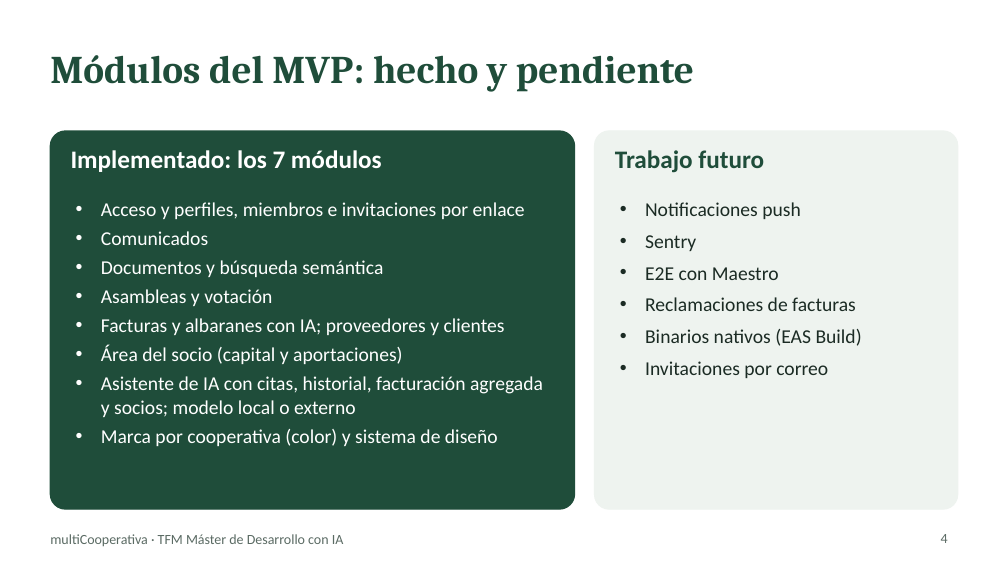
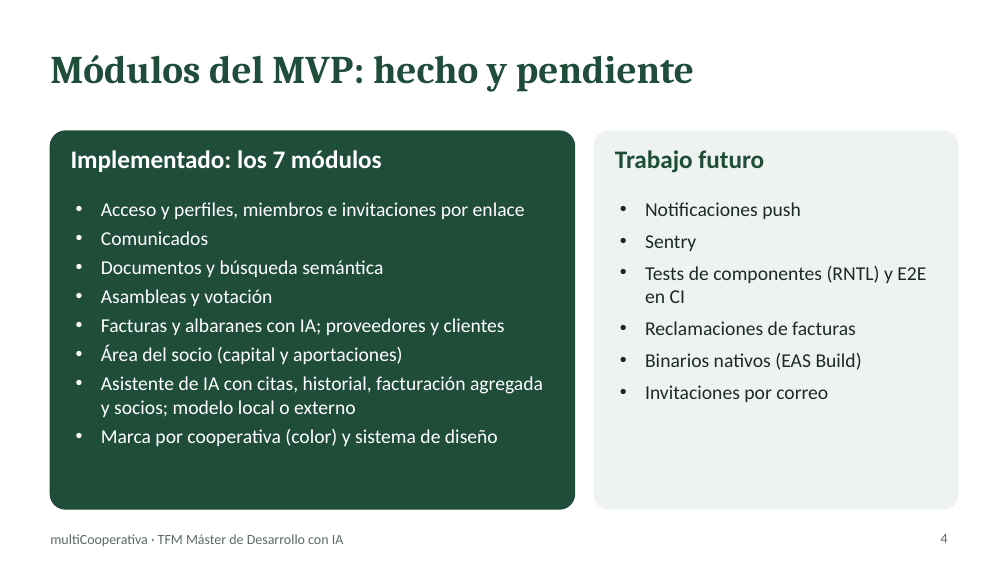
Before and after one commit to chaparro2001/multiCooperativa, a slide deck: slide 4 of docs/slides/multicooperativa-tfm.pptx. Drawn at 1008x567 pixels with LibreOffice and Linux fonts; fonts in the diff are those of the drawing. Boxes give left, top, right and bottom in pixels: in the first picture for what was removed or moved away, otherwise in the second. Text is boxed around its words. In the diff, an @@ line names an element or a change of style, - is before the commit and + after.

```diff
--- a/docs/slides/multicooperativa-tfm.pptx
+++ b/docs/slides/multicooperativa-tfm.pptx
@@ text at box(645, 266, 926, 303): text changed @@
-• E2E con Maestro
+• Tests de componentes (RNTL) y E2E en CI
```
Also in this commit, not shown: 4 other slides changed, 2 other files.
